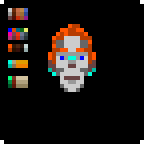
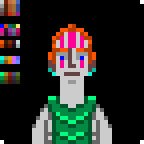
Layered file, before and after one edit (144x144). Changes by layer:
painted on "simpleTribe_colors.png" over <box>0,0,28,88</box>
hid "simpleTribe_m_charPortrait_hair_head_1.png" over <box>0,0,112,144</box>
hid "simpleTribe_m_charPortrait_nose_2.png" over <box>0,0,112,144</box>
showed "simpleTribe_m_charPortrait_nose_1.png" over <box>0,0,112,144</box>
hid "simpleTribe_m_charPortrait_mouth_2.png" over <box>0,0,112,144</box>
showed "simpleTribe_m_charPortrait_mouth_1.png" over <box>0,0,112,144</box>
hid group "head_shading" (2nd of 2, in "Male") (2 layers) over <box>0,0,112,144</box>
showed group "head_decal" (2 layers) over <box>0,0,112,144</box>
added layer "simpleTribe_m_charPortrait_head_decal_2.png" in group "head_decal" over <box>0,0,112,144</box>
added group "Hair_back" (2nd of 2, in "Male") with 1 layers in group "Male" over <box>0,0,112,144</box>
added layer "simpleTribe_m_charPortrait_hair_back_1.png" in group "Hair_back" over <box>0,0,112,144</box>
showed group "Body_cloth" (4 layers) over <box>0,0,112,144</box>
renamed "tgen_f_charPortrait_body_cloth_15.png" to "simpleTribe_m_charPortrait_body_cloth_4.png", showed it, moved it into group "Body_cloth" over <box>0,0,112,144</box>
showed group "body_shading" (2nd of 2, in "Male") (1 layers) over <box>0,0,112,144</box>
painted on "simpleTribe_m_charPortrait_body_shading_1.png" over <box>52,96,92,132</box>
showed group "body_base" (1 layers) over <box>0,0,112,144</box>
painted on "simpleTribe_m_charPortrait_body_base_1.png" over <box>52,96,92,132</box>
